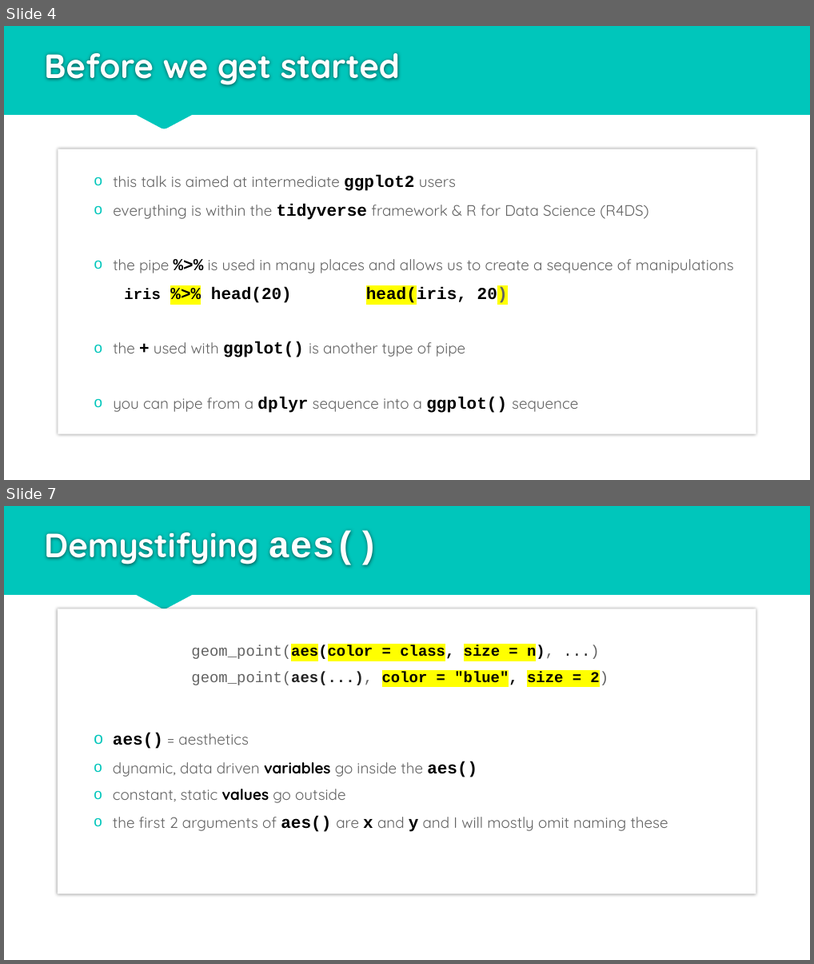
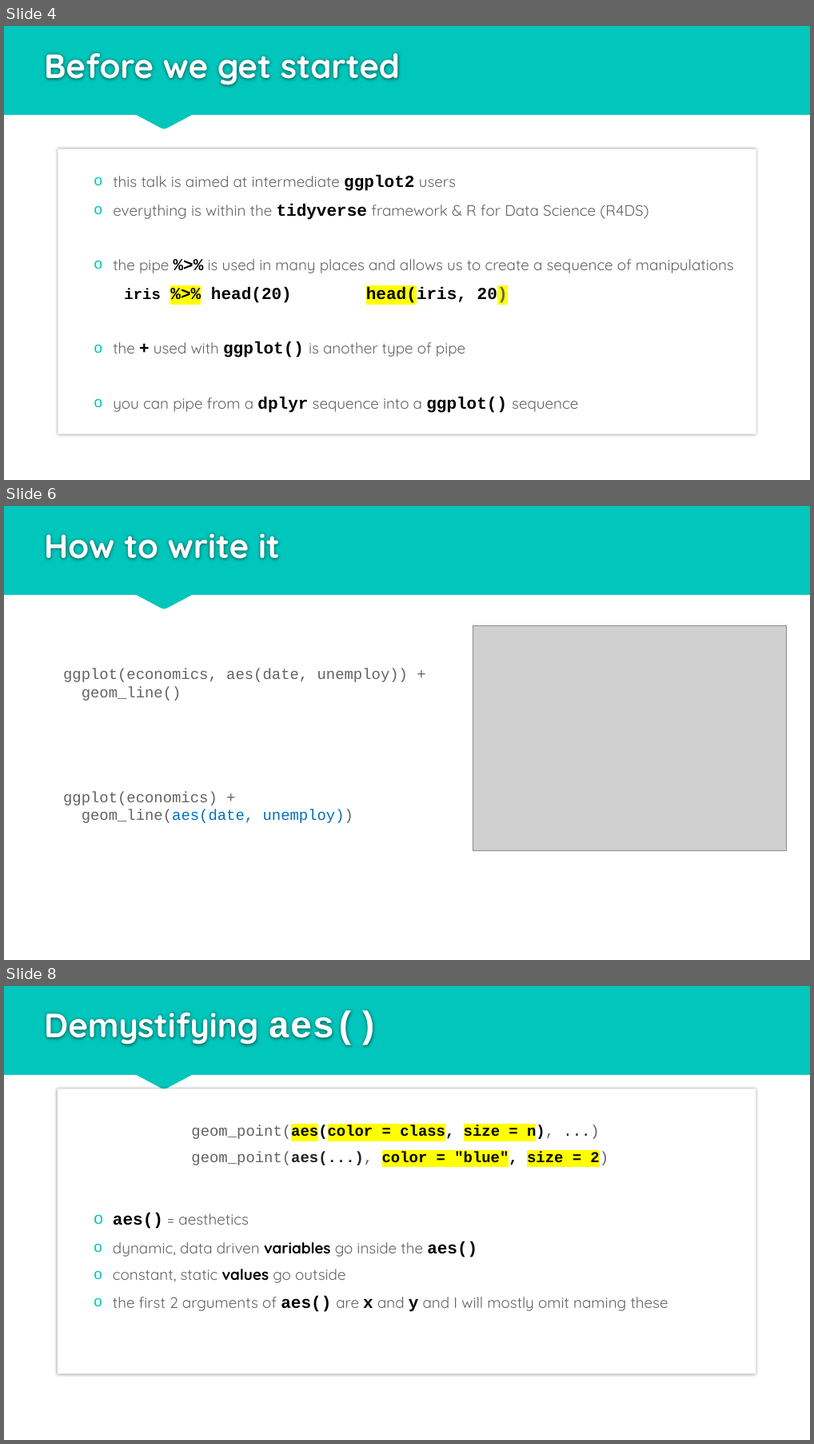
Before and after one commit to rjake/talks-and-presentations, a slide deck: output/data_viz_2020_09_23.pptx. Shown one above the other, each under a label of ours: slides 4 and 7 before the commit, slides 4, 6 and 8 after it; the slides between them are not shown. The pictures are 814x964 and 814x1444 pixels, drawn with LibreOffice and Linux fonts; fonts in the diff are those of the drawing; grey boxes stand for pictures. Boxes give left, top, right and bottom in pixels: in the first picture for what was removed or moved away, otherwise in the second. Text is boxed around its words. In the diff, an @@ line names an element or a change of style, - is before the commit and + after.

```diff
--- a/output/data_viz_2020_09_23.pptx
+++ b/output/data_viz_2020_09_23.pptx
@@ slide 6 added at (4,506,810,960), background #FFFFFF; not listed: 1 template element that a slide beside it also shows @@
@@ title added at (44,534,280,560), 40 pt, text #FEFEFE, bold @@
+How to write it
@@ picture added at (474,626,787,850) @@
@@ text added at (63,668,408,823), 18 pt, text #636363 @@
+ggplot(economics, aes(date, unemploy)) +
+geom_line()
+ggplot(economics) +
+geom_line(aes(date, unemploy))
@@ what was slide 7 is now slide 8 @@
```
Also in this commit, not shown: 2 slides changed.
